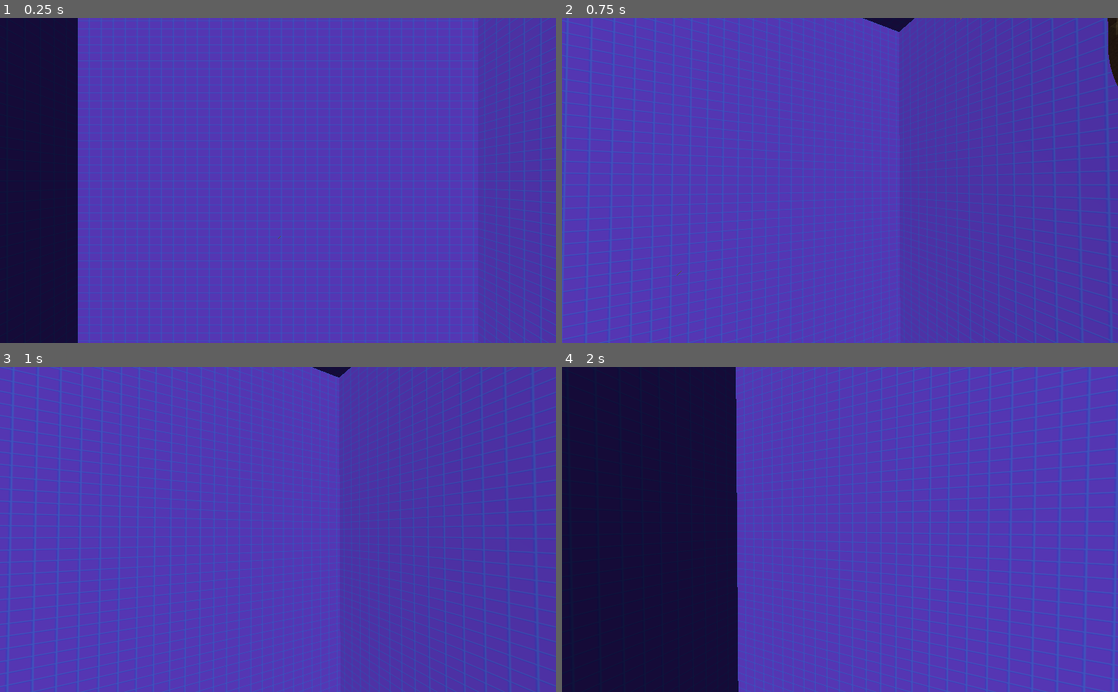
Above: before the commit, frames 1-4 (two rows, left to right).
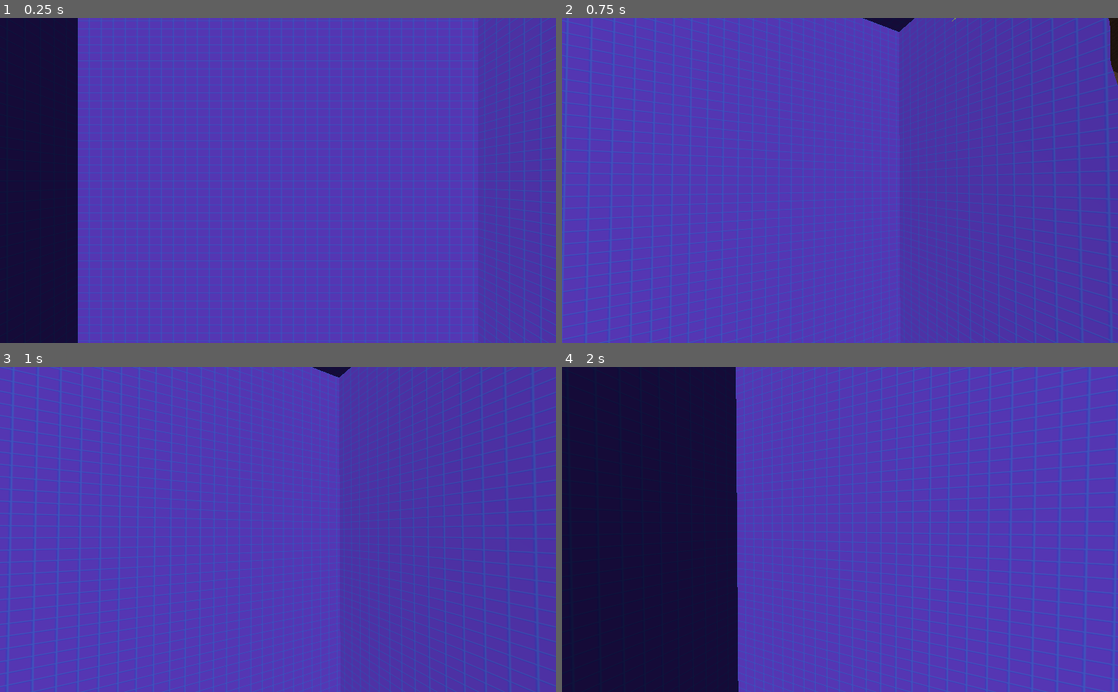
Above: after the commit, the same moments.

Repository: Sciman101/Sandbox
Game: Godot game, scene res://MarchingCubesMesh.tscn
Same seed, same stepped clock (60 frames per second), same inputs: the game is played once before the commit and once after it.
Inputs (mouse positions are in pixels of both pictures, inside the frame that each line leads up to):
- Up to frame 1 (0.25 s): no input
- Up to frame 2 (0.75 s): tap Enter at 0.5 s; move the mouse to (867, 180) at 0.52 s; hold W (up) from 0.53 s (still down); hold Middle mouse button (rotate_camera) from 0.53 s (still down); click (867, 180) at 0.67 s
- Up to frame 3 (1 s): keep holding W (up); keep holding Middle mouse button (rotate_camera); tap Space (jump) at 0.77 s
- Up to frame 4 (2 s): keep holding W (up); move the mouse to (812, 529) at 1.27 s; release Middle mouse button (rotate_camera) at 1.28 s; tap Q (rotate_camera_left) at 1.35 s; tap Space (jump) at 1.52 s

The runs differ from the first frame. In frame 1, less than 0.1% of the frame differs, in the area x 50-51%, y 67-68%; in frame 2, less than 0.1%, in the area x 20-100%, y 0-80%; in frame 3, nothing differs; in frame 4, nothing differs.

Commit message:
Performance improvements

Diff:
--- a/MarchingCubes.gd
+++ b/MarchingCubes.gd
@@ -41,64 +41,57 @@
 	for x in range(grid_size.x-1):
 		for y in range(grid_size.y-1):
 			for z in range(grid_size.z-1):
-				build_cell(x,y,z,st)
+				# This used to be a function call, let's see if moving it here is cheaper
+				# Get cube indicex
+				var cube_indices = [
+					int((x)+((z+1)*grid_size.x)+((y)*grid_slice_size)),
+					int((x+1)+((z+1)*grid_size.x)+((y)*grid_slice_size)),
+					int((x+1)+((z)*grid_size.x)+((y)*grid_slice_size)),
+					int((x)+((z)*grid_size.x)+((y)*grid_slice_size)),
+					int((x)+((z+1)*grid_size.x)+((y+1)*grid_slice_size)),
+					int((x+1)+((z+1)*grid_size.x)+((y+1)*grid_slice_size)),
+					int((x+1)+((z)*grid_size.x)+((y+1)*grid_slice_size)),
+					int((x)+((z)*grid_size.x)+((y+1)*grid_slice_size)),
+				]
+
+				# Build triangulation table index
+				var index = 0
+				for i in range(8):
+					if grid[cube_indices[i]] <= surface_level:
+						index |= (1 << i)
+
+				if McTables.Edges[index] == 0:
+					# This cube is either totally inside or outside the surface, ignore it
+					continue
+
+				var cube_vertices = [
+					Vector3(x,y,z+1)*cell_size,
+					Vector3(x+1,y,z+1)*cell_size,
+					Vector3(x+1,y,z)*cell_size,
+					Vector3(x,y,z)*cell_size,
+					Vector3(x,y+1,z+1)*cell_size,
+					Vector3(x+1,y+1,z+1)*cell_size,
+					Vector3(x+1,y+1,z)*cell_size,
+					Vector3(x,y+1,z)*cell_size
+				]
+
+				# Build edge list
+				var triangulation = McTables.Triangulation[index]
+				for edgeIndex in triangulation:
+					if edgeIndex == -1:
+						break
+					var edges = McTables.VerticesFromEdge[edgeIndex]
+
+					var vertex = (cube_vertices[edges[0]] + cube_vertices[edges[1]]) / 2
+					#var p1 = cube_vertices[edges[0]]
+					#var p2 = cube_vertices[edges[1]]
+					#var v1 = grid[cube_indices[edges[0]]]
+					#var v2 = grid[cube_indices[edges[1]]]
+					#var vertex = p1+(((surface_level-v1)*(p2-p1))/(v2-v1))
+
+					st.add_vertex(vertex)
 
 	# Actually turn into a mesh
 	st.generate_normals()
 	var array_mesh = st.commit()
 	mesh = array_mesh
-	yield(get_tree(),'idle_frame')
-
-
-func build_cell(x:int,y:int,z:int,st:SurfaceTool):
-
-	# Get cube indicex
-	var cube_indices = [
-		coord2index(x,y,z+1),
-		coord2index(x+1,y,z+1),
-		coord2index(x+1,y,z),
-		coord2index(x,y,z),
-		coord2index(x,y+1,z+1),
-		coord2index(x+1,y+1,z+1),
-		coord2index(x+1,y+1,z),
-		coord2index(x,y+1,z),
-	]
-
-	# Build triangulation table index
-	var index = 0
-	for i in range(8):
-		if grid[cube_indices[i]] <= surface_level:
-			index |= (1 << i)
-
-	if McTables.Edges[index] == 0:
-		# This cube is either totally inside or outside the surface, ignore it
-		return false
-
-	var cube_vertices = [
-		Vector3(x,y,z+1)*cell_size,
-		Vector3(x+1,y,z+1)*cell_size,
-		Vector3(x+1,y,z)*cell_size,
-		Vector3(x,y,z)*cell_size,
-		Vector3(x,y+1,z+1)*cell_size,
-		Vector3(x+1,y+1,z+1)*cell_size,
-		Vector3(x+1,y+1,z)*cell_size,
-		Vector3(x,y+1,z)*cell_size
-	]
-
-	# Build edge list
-	var triangulation = McTables.Triangulation[index]
-	for edgeIndex in triangulation:
-		if edgeIndex == -1:
-			break
-		var edges = McTables.VerticesFromEdge[edgeIndex]
-
-		#var vertex = (cube_vertices[edges[0]] + cube_vertices[edges[1]]) / 2
-		var p1 = cube_vertices[edges[0]]
-		var p2 = cube_vertices[edges[1]]
-		var v1 = grid[cube_indices[edges[0]]]
-		var v2 = grid[cube_indices[edges[1]]]
-		var vertex = p1+(((surface_level-v1)*(p2-p1))/(v2-v1))
-
-		st.add_vertex(vertex)
-
-	return true
--- a/MarchingCubesMesh.tscn
+++ b/MarchingCubesMesh.tscn
@@ -19,8 +19,7 @@
 material_override = ExtResource( 3 )
 mesh = SubResource( 1 )
 script = ExtResource( 1 )
-grid_size = Vector3( 64, 64, 64 )
-cell_size = 0.5
+grid_size = Vector3( 32, 32, 32 )
 surface_level = 0.5
 
 [node name="Player" type="Spatial" parent="."]
